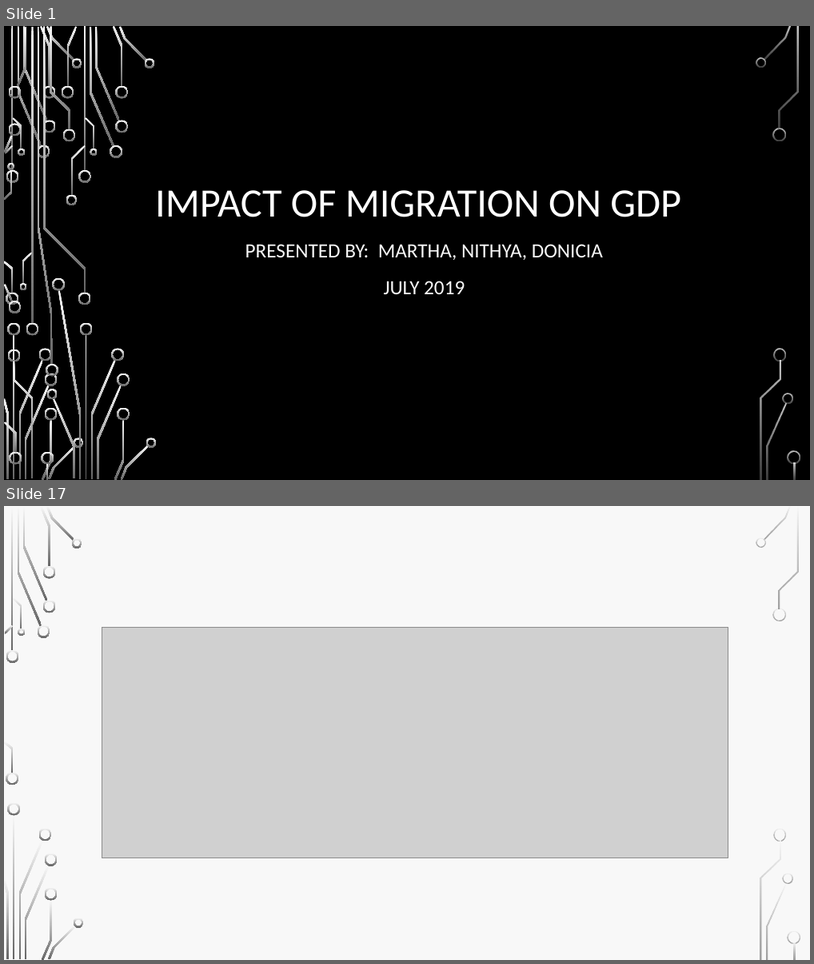
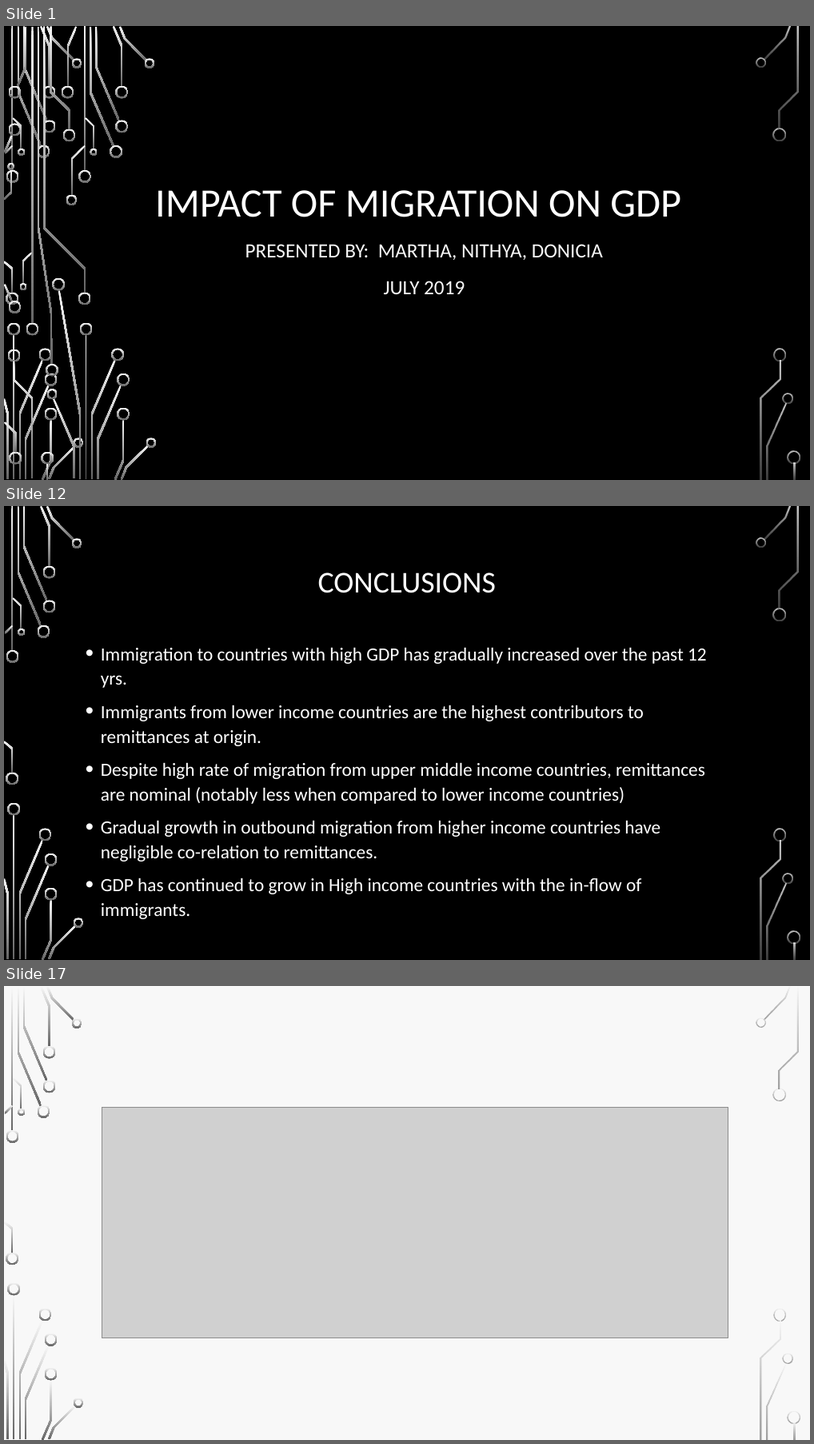
Before and after one commit to nithiye/Project-Guru, a slide deck: IMPACT OF MIGRATION ON GDP.pptx. Shown one above the other, each under a label of ours: slides 1 and 17 before the commit, slides 1, 12 and 17 after it; the slides between them are not shown. The pictures are 814x964 and 814x1444 pixels, drawn with LibreOffice and Linux fonts; fonts in the diff are those of the drawing; grey boxes stand for pictures; background and template pictures are left out. Boxes give left, top, right and bottom in pixels: in the first picture for what was removed or moved away, otherwise in the second. Text is boxed around its words. In the diff, an @@ line names an element or a change of style, - is before the commit and + after.

```diff
--- a/IMPACT OF MIGRATION ON GDP.pptx
+++ b/IMPACT OF MIGRATION ON GDP.pptx
@@ slide 12 added at (4,506,810,960), background picture (left out); not listed: 36 template elements that a slide beside it also shows @@
@@ title added at (318,572,496,593), 36 pt, text #FFFFFF @@
+CONCLUSIONS
@@ text added at (101,647,707,919), 22.2 pt, text #FFFFFF @@
+• Immigration to countries with high GDP has gradually increased over the past 12 yrs.
+• Immigrants from lower income countries are the highest contributors to remittances at origin.
+• Despite high rate of migration from upper middle income countries, remittances are nominal (notably less when compared to lower income countries)
+• Gradual growth in outbound migration from higher income countries have negligible co-relation to remittances.
+• GDP has continued to grow in High income countries with the in-flow of immigrants.
```
Also in this commit, not shown: 11 slides changed, 1 other slide added, 3 slides removed.
